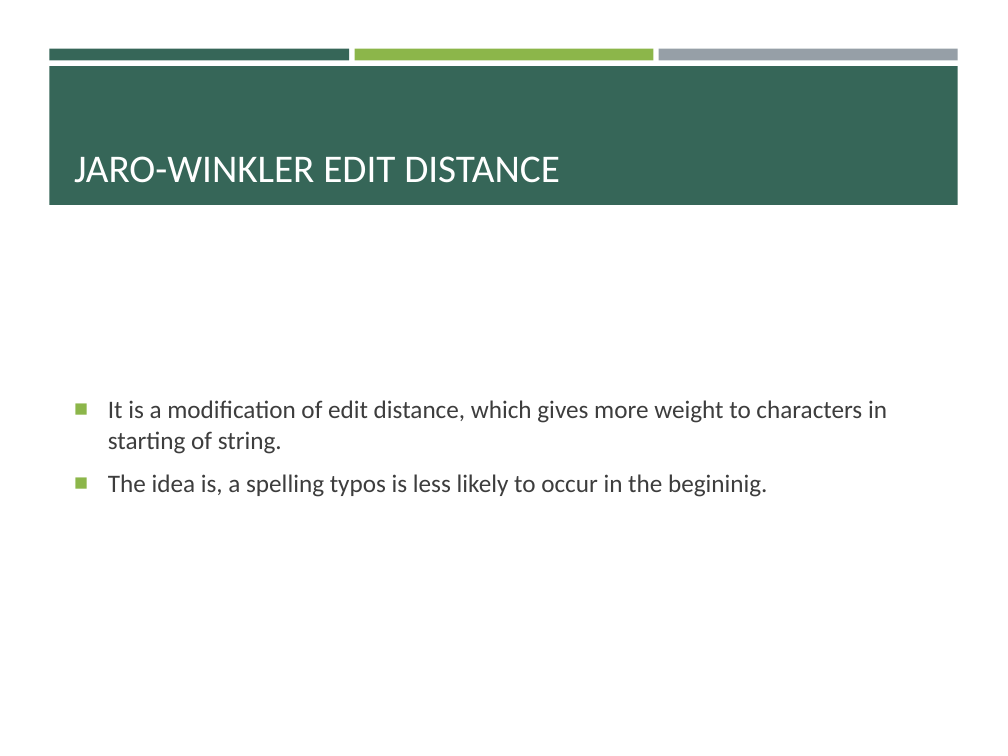
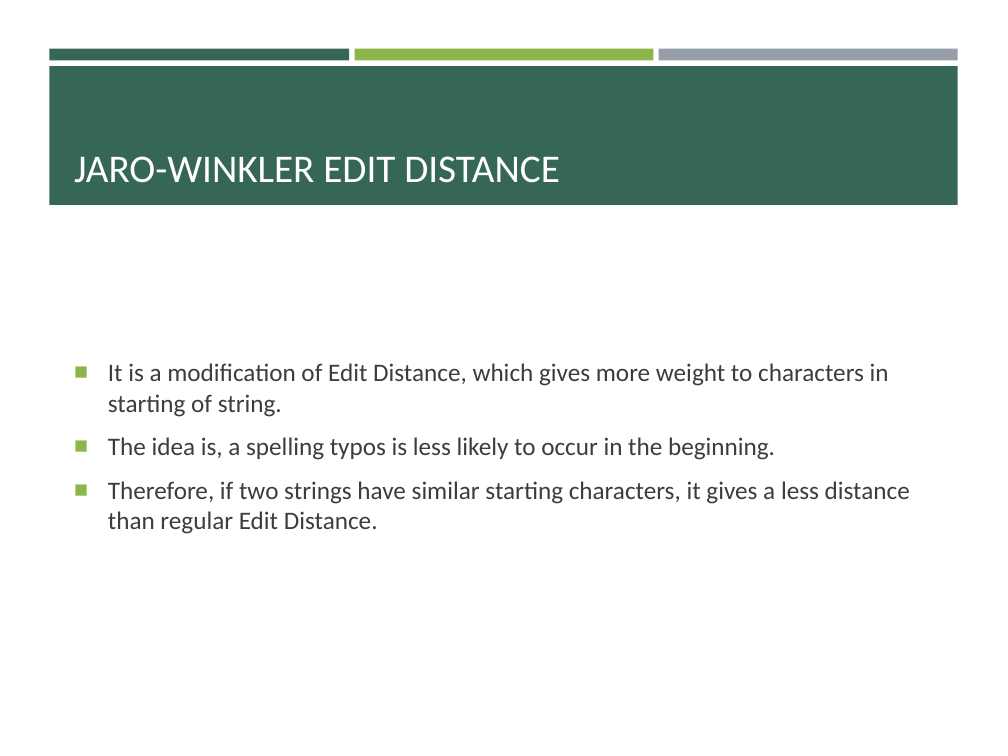
Before and after one commit to pulkitjain1004/autoRL, a slide deck: slide 5 of Record_Linkage.pptx (slide 4 before the commit). Drawn at 1008x756 pixels with LibreOffice and Linux fonts; fonts in the diff are those of the drawing. Boxes give left, top, right and bottom in pixels: in the first picture for what was removed or moved away, otherwise in the second. Text is boxed around its words. In the diff, an @@ line names an element or a change of style, - is before the commit and + after.

```diff
--- a/Record_Linkage.pptx
+++ b/Record_Linkage.pptx
@@ text at box(108, 363, 910, 534): text changed @@
-■ It is a modification of edit distance, which gives more weight to characters in starting of string.
-■ The idea is, a spelling typos is less likely to occur in the begininig.
+■ It is a modification of Edit Distance, which gives more weight to characters in starting of string.
+■ The idea is, a spelling typos is less likely to occur in the beginning.
+■ Therefore, if two strings have similar starting characters, it gives a less distance than regular Edit Distance.
```
Also in this commit, not shown: 13 other slides changed, 1 slide added.
